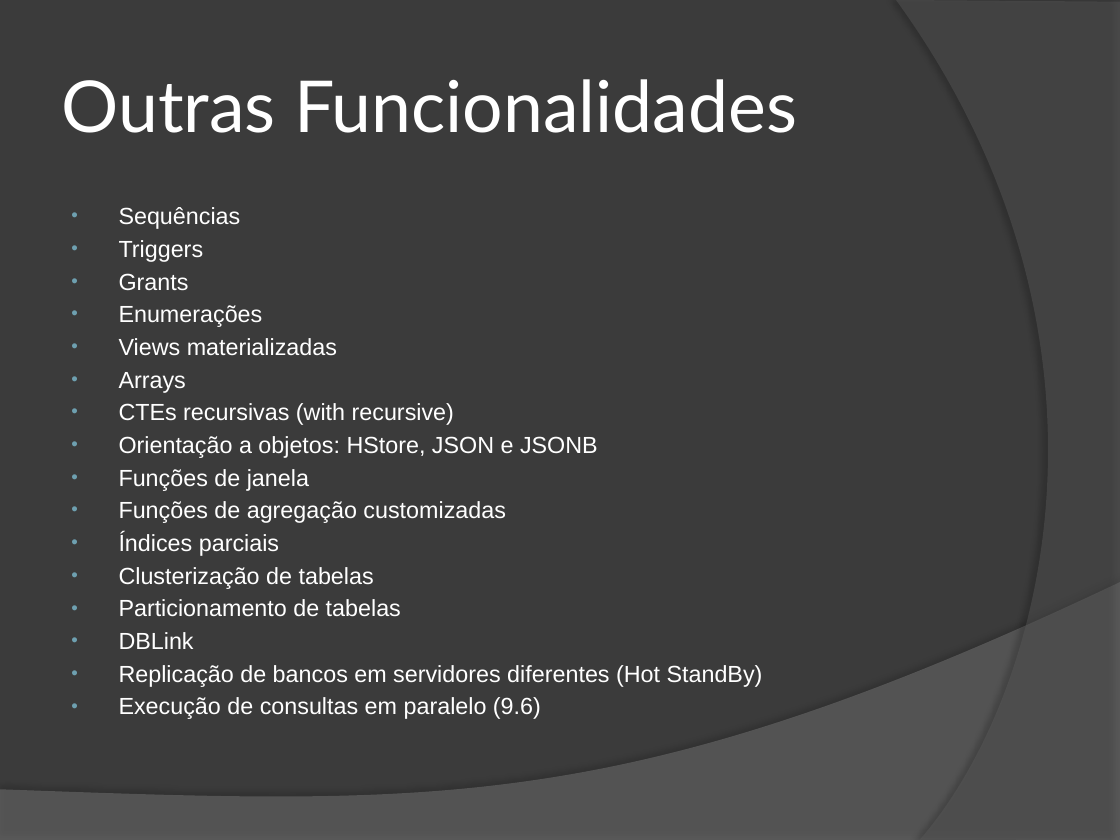
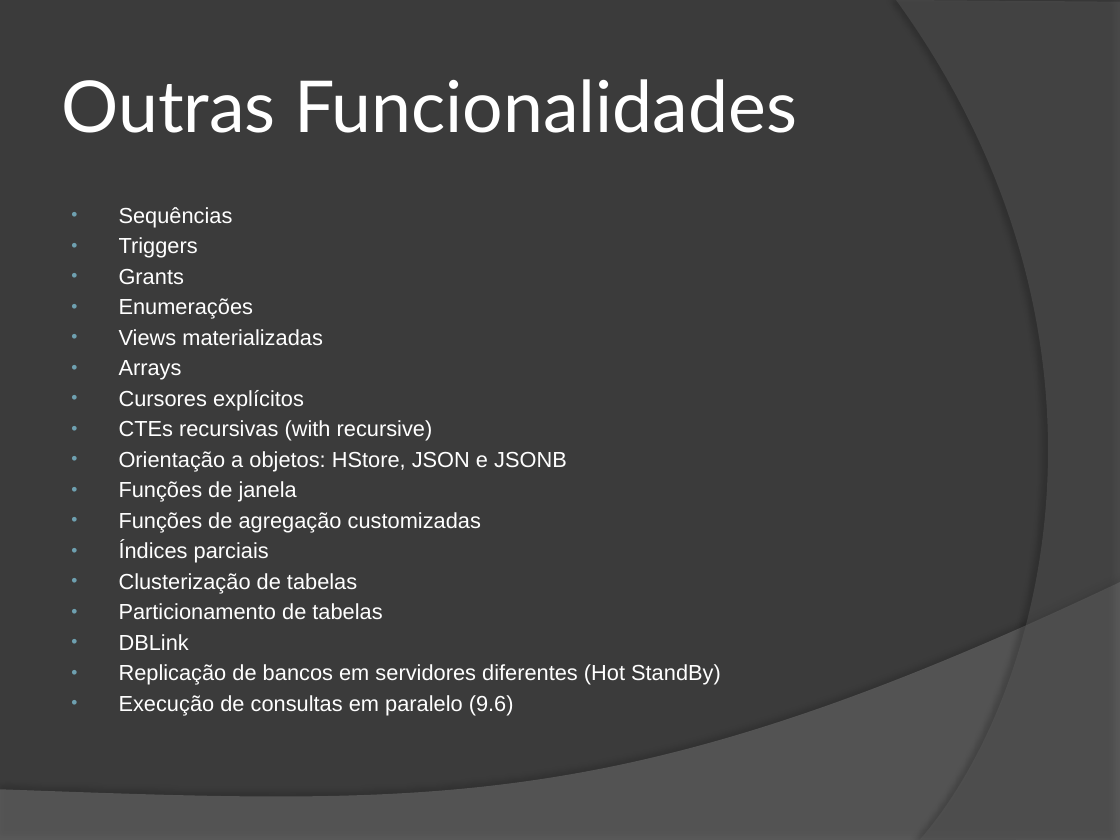
Before and after one commit to wind39/wind39.github.io, a slide deck: slide 54 of curso/modulo3capitulo5.pptx (slide 46 before the commit). Drawn at 1120x840 pixels with LibreOffice and Linux fonts; fonts in the diff are those of the drawing. Boxes give left, top, right and bottom in pixels: in the first picture for what was removed or moved away, otherwise in the second. Text is boxed around its words. In the diff, an @@ line names an element or a change of style, - is before the commit and + after.

```diff
--- a/curso/modulo3capitulo5.pptx
+++ b/curso/modulo3capitulo5.pptx
@@ text at [119, 207, 721, 716]: size 15 to 14 pt @@
@@ text at [119, 390, 304, 411]: paragraph added @@
+• Cursores explícitos
```
Also in this commit, not shown: 1 other slide changed, 8 slides added, 2 other files.
